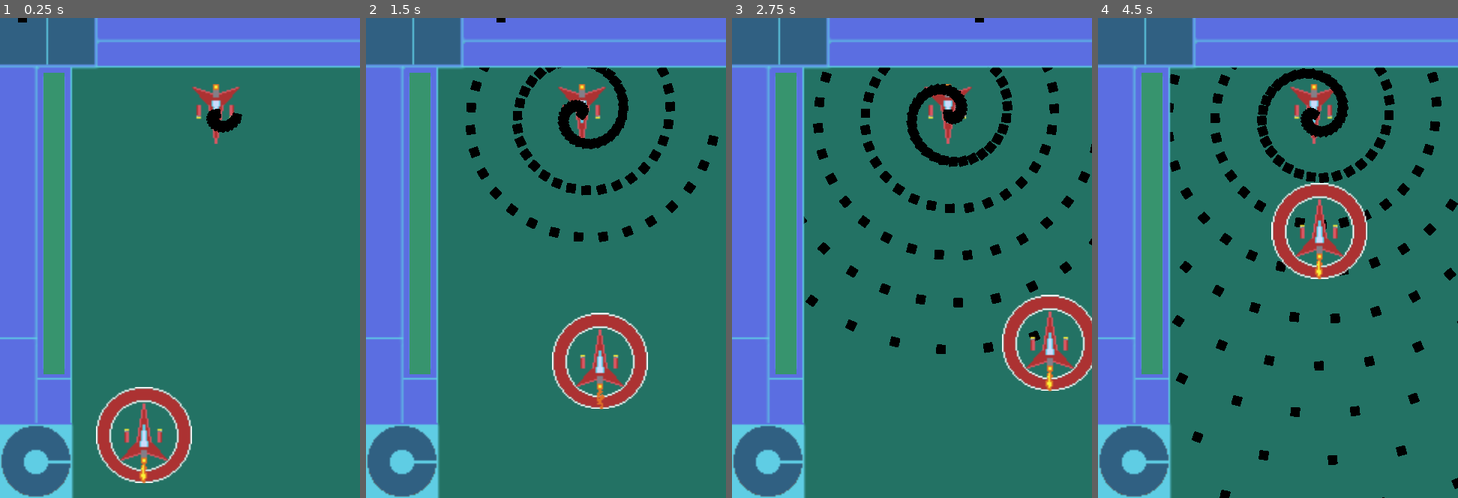
Above: before the commit, frames 1-4 (left to right).
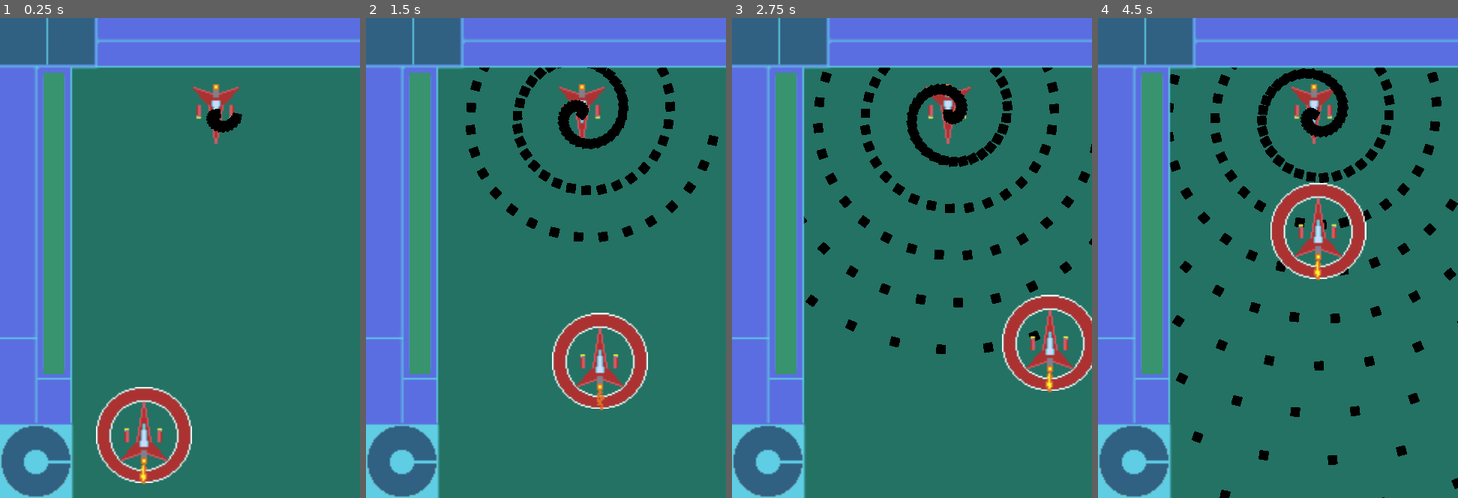
Above: after the commit, the same moments.

Repository: AceSoren/Datastream
Game: Godot game, scene res://Main.tscn
The game is run twice, just before and just after one commit, with the same random seed, the same clock (stepped at 60 frames per second) and the same inputs. The engine's default icon, where the game draws it, is replaced by a stand-in: a white triangle on a blue panel in a dark square.
Inputs:
- Up to frame 1 (0.25 s): no input
- Up to frame 2 (1.5 s): hold D (move_right) 0.53-1.28 s; hold W (move_fore) 0.53-1.28 s; hold S (move_back) from 1.28 s (still down); tap W (move_fore) at 1.35 s
- Up to frame 3 (2.75 s): release S (move_back) at 2.03 s; hold D (move_right) from 2.03 s (still down); hold W (move_fore) from 2.03 s (still down)
- Up to frame 4 (4.5 s): release W (move_fore) at 2.78 s; tap W (move_fore) at 2.85, 4.35 s; release D (move_right) at 3.53 s; hold W (move_fore) 3.53-4.28 s; hold A (move_left) from 3.53 s (still down)

The runs differ from the first frame. In frame 1, 0.1% of the frame differs, in the area x 5-47%, y 0-98%; in frame 2, 0.1%; in frame 3, 0.1%; in frame 4, 1.4%, in the area x 47-75%, y 34-55%.

Commit message:
Just got hitboxes working
* Kept KinematicBody2D to collide with game bounds
* Added Area2D to KinematicBody2D to register bullet hits.
* changed bullet raycast hit condition from body to area
TODO: Get player to blow up on miss

Diff:
--- /dev/null
+++ b/Battle Area.tscn
@@ -0,0 +1,36 @@
+[gd_scene load_steps=5 format=2]
+
+[ext_resource path="res://UI-Combat/STATUS.png" type="Texture" id=1]
+[ext_resource path="res://UI-Combat/METER.png" type="Texture" id=2]
+[ext_resource path="res://UI-Combat/UI-BASE.png" type="Texture" id=3]
+[ext_resource path="res://UI-Combat/CORRUPT.png" type="Texture" id=4]
+
+[node name="Ui-Base" type="Sprite"]
+position = Vector2( 120, 160 )
+texture = ExtResource( 3 )
+
+[node name="Meter" type="Sprite" parent="."]
+position = Vector2( -84, -23 )
+scale = Vector2( 1, 1.03125 )
+texture = ExtResource( 2 )
+
+[node name="Status" type="Sprite" parent="."]
+show_behind_parent = true
+position = Vector2( -96, 135 )
+scale = Vector2( 1, 1.04167 )
+texture = ExtResource( 1 )
+
+[node name="Corrupt" type="Sprite" parent="Status"]
+show_behind_parent = true
+position = Vector2( 0, 0.00122577 )
+scale = Vector2( 1, 1.00005 )
+texture = ExtResource( 4 )
+
+[node name="Playfield" type="StaticBody2D" parent="."]
+position = Vector2( 24, 16.75 )
+
+[node name="CollisionPolygon2D" type="CollisionPolygon2D" parent="Playfield"]
+position = Vector2( 0.875042, 2.78023 )
+scale = Vector2( -0.844309, -0.879138 )
+build_mode = 1
+polygon = PoolVector2Array( -96, -143.75, 96, -143.75, 96, 143.25, -96, 143.25 )
--- a/Bullets.gd
+++ b/Bullets.gd
@@ -14,3 +14,5 @@
 # Called every frame. 'delta' is the elapsed time since the previous frame.
 func _process(delta):
 	self.position += Vector2(1,0).rotated(rotation)
+	if ($RayCast2D.is_colliding()):
+		print("That's a hit!")
--- a/Bullets.tscn
+++ b/Bullets.tscn
@@ -12,5 +12,9 @@
 texture = ExtResource( 1 )
 
 [node name="RayCast2D" type="RayCast2D" parent="."]
+position = Vector2( -2, -2 )
 enabled = true
-cast_to = Vector2( 0, 5 )
+cast_to = Vector2( 4, 4 )
+collision_mask = 2
+collide_with_areas = true
+collide_with_bodies = false
--- a/Main.gd
+++ b/Main.gd
@@ -8,7 +8,7 @@
 
 # Called when the node enters the scene tree for the first time.
 func _ready():
-	pass # Replace with function body.
+	pass # Replace with function body.64
 
 
 # Called every frame. 'delta' is the elapsed time since the previous frame.
--- a/Main.tscn
+++ b/Main.tscn
@@ -1,9 +1,10 @@
-[gd_scene load_steps=5 format=2]
+[gd_scene load_steps=6 format=2]
 
 [ext_resource path="res://Main.gd" type="Script" id=1]
 [ext_resource path="res://Enemy.tscn" type="PackedScene" id=2]
 [ext_resource path="res://Player.tscn" type="PackedScene" id=3]
 [ext_resource path="res://Bullets.tscn" type="PackedScene" id=4]
+[ext_resource path="res://Battle Area.tscn" type="PackedScene" id=5]
 
 [node name="Node2D" type="Node2D"]
 script = ExtResource( 1 )
@@ -13,3 +14,5 @@
 [node name="Ui-Base" parent="." instance=ExtResource( 3 )]
 
 [node name="Bullets" parent="." instance=ExtResource( 4 )]
+
+[node name="Ui-Base2" parent="." instance=ExtResource( 5 )]
--- a/Player.tscn
+++ b/Player.tscn
@@ -1,16 +1,12 @@
-[gd_scene load_steps=14 format=2]
+[gd_scene load_steps=10 format=2]
 
-[ext_resource path="res://UI-Combat/STATUS.png" type="Texture" id=1]
-[ext_resource path="res://UI-Combat/METER.png" type="Texture" id=2]
-[ext_resource path="res://UI-Combat/UI-BASE.png" type="Texture" id=3]
-[ext_resource path="res://UI-Combat/CORRUPT.png" type="Texture" id=4]
 [ext_resource path="res://FIGHTER-Sheet.png" type="Texture" id=5]
 [ext_resource path="res://Fighter.gd" type="Script" id=6]
 [ext_resource path="res://UI-Combat/Health.png" type="Texture" id=7]
 [ext_resource path="res://UI-Combat/Health-meter.png" type="Texture" id=8]
 
 [sub_resource type="CircleShape2D" id=6]
-radius = 2.22268
+radius = 2.23607
 
 [sub_resource type="AtlasTexture" id=7]
 flags = 4
@@ -44,58 +40,37 @@
 
 [node name="Ui-Base" type="Sprite"]
 position = Vector2( 120, 160 )
-texture = ExtResource( 3 )
 
-[node name="Meter" type="Sprite" parent="."]
-position = Vector2( -84, -23 )
-scale = Vector2( 1, 1.03125 )
-texture = ExtResource( 2 )
+[node name="Node2D" type="Node2D" parent="."]
 
-[node name="Status" type="Sprite" parent="."]
-show_behind_parent = true
-position = Vector2( -96, 135 )
-scale = Vector2( 1, 1.04167 )
-texture = ExtResource( 1 )
+[node name="KinematicBody2D" type="KinematicBody2D" parent="Node2D"]
+position = Vector2( -24, 119 )
+collision/safe_margin = 3.013
+script = ExtResource( 6 )
 
-[node name="Corrupt" type="Sprite" parent="Status"]
-show_behind_parent = true
-position = Vector2( 0, 0.00122577 )
-scale = Vector2( 1, 1.00005 )
-texture = ExtResource( 4 )
+[node name="Area2D" type="Area2D" parent="Node2D/KinematicBody2D"]
 
-[node name="KinematicBody2D" type="KinematicBody2D" parent="."]
-position = Vector2( -24, 119 )
-script = ExtResource( 6 )
-__meta__ = {
-"_edit_group_": true
-}
-
-[node name="Hitbox" type="CollisionShape2D" parent="KinematicBody2D"]
-scale = Vector2( 1, 1.03125 )
+[node name="Hitbox" type="CollisionShape2D" parent="Node2D/KinematicBody2D/Area2D"]
 shape = SubResource( 6 )
 
-[node name="Fighter" type="AnimatedSprite" parent="KinematicBody2D/Hitbox"]
-position = Vector2( 0, 7.75758 )
-scale = Vector2( 1, 0.969697 )
+[node name="Fighter" type="AnimatedSprite" parent="Node2D/KinematicBody2D"]
+position = Vector2( 0, 8 )
+scale = Vector2( 1, 1.03125 )
 frames = SubResource( 2 )
 frame = 1
 playing = true
 
-[node name="Health-meter" type="Sprite" parent="KinematicBody2D/Hitbox/Fighter"]
+[node name="Health-meter" type="Sprite" parent="Node2D/KinematicBody2D/Fighter"]
 show_behind_parent = true
-position = Vector2( 0, -9 )
+position = Vector2( 0, -8.72726 )
+scale = Vector2( 1, 0.969697 )
 texture = ExtResource( 8 )
 
-[node name="Health" type="Sprite" parent="KinematicBody2D/Hitbox/Fighter"]
+[node name="Health" type="Sprite" parent="Node2D/KinematicBody2D/Fighter"]
 show_behind_parent = true
-position = Vector2( 0, -9 )
+position = Vector2( 0, -8.72726 )
+scale = Vector2( 1, 0.969697 )
 texture = ExtResource( 7 )
 
-[node name="Playfield" type="StaticBody2D" parent="."]
-position = Vector2( 24, 16.75 )
-
-[node name="CollisionPolygon2D" type="CollisionPolygon2D" parent="Playfield"]
-position = Vector2( 0.875042, 2.78023 )
-scale = Vector2( -0.844309, -0.879138 )
-build_mode = 1
-polygon = PoolVector2Array( -96, -143.75, 96, -143.75, 96, 143.25, -96, 143.25 )
+[node name="Playbox" type="CollisionShape2D" parent="Node2D/KinematicBody2D"]
+shape = SubResource( 6 )
